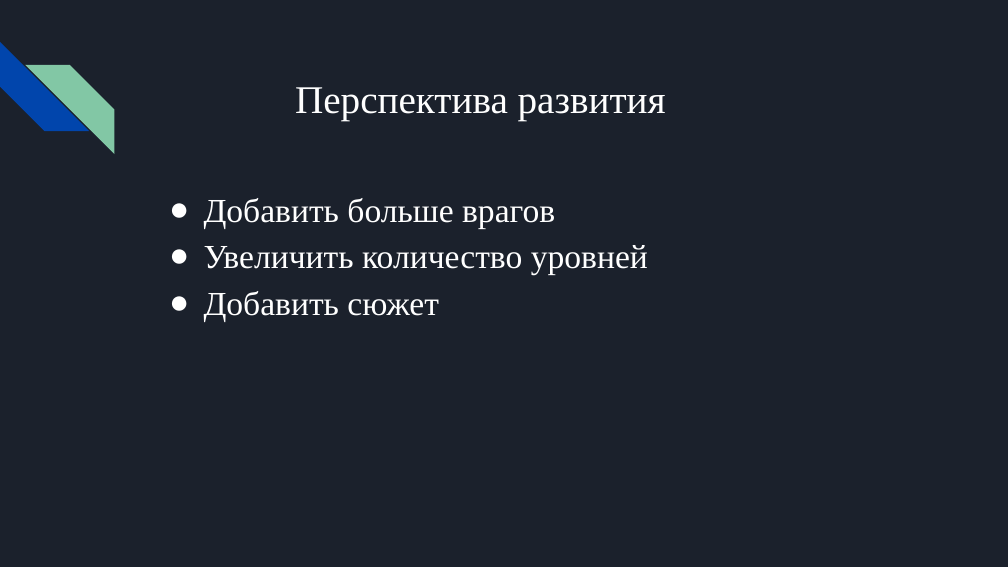
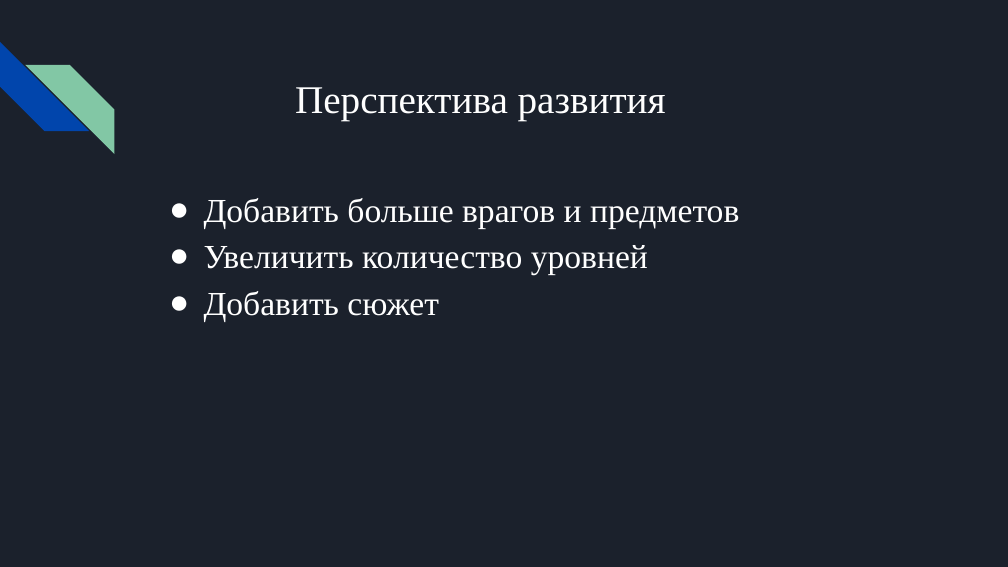
Before and after one commit to ShpakovskiVyacheslav/Arcade-project, a slide deck: slide 8 of documentation/Fish Hunter.pptx. Drawn at 1008x567 pixels with LibreOffice and Linux fonts; fonts in the diff are those of the drawing. Boxes give left, top, right and bottom in pixels: in the first picture for what was removed or moved away, otherwise in the second. Text is boxed around its words. In the diff, an @@ line names an element or a change of style, - is before the commit and + after.

```diff
--- a/documentation/Fish Hunter.pptx
+++ b/documentation/Fish Hunter.pptx
@@ text at (204, 198, 739, 229): text changed @@
-● Добавить больше врагов
+● Добавить больше врагов и предметов
```
Also in this commit, not shown: 4 other slides changed, 2 other files.
